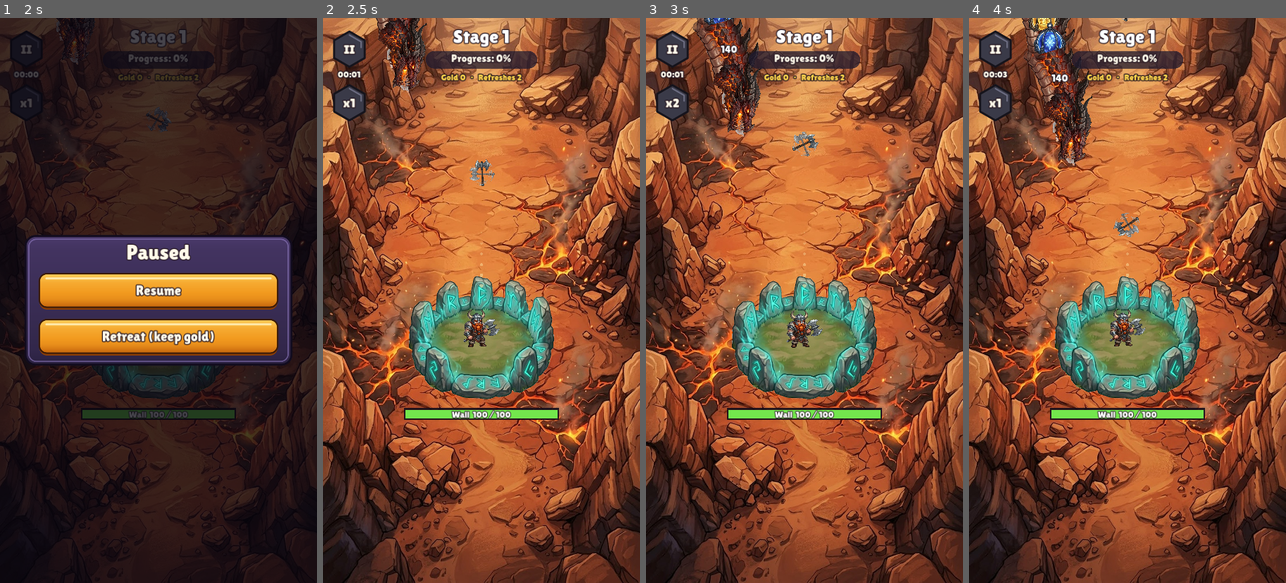
Above: before the commit, frames 1-4 (left to right).
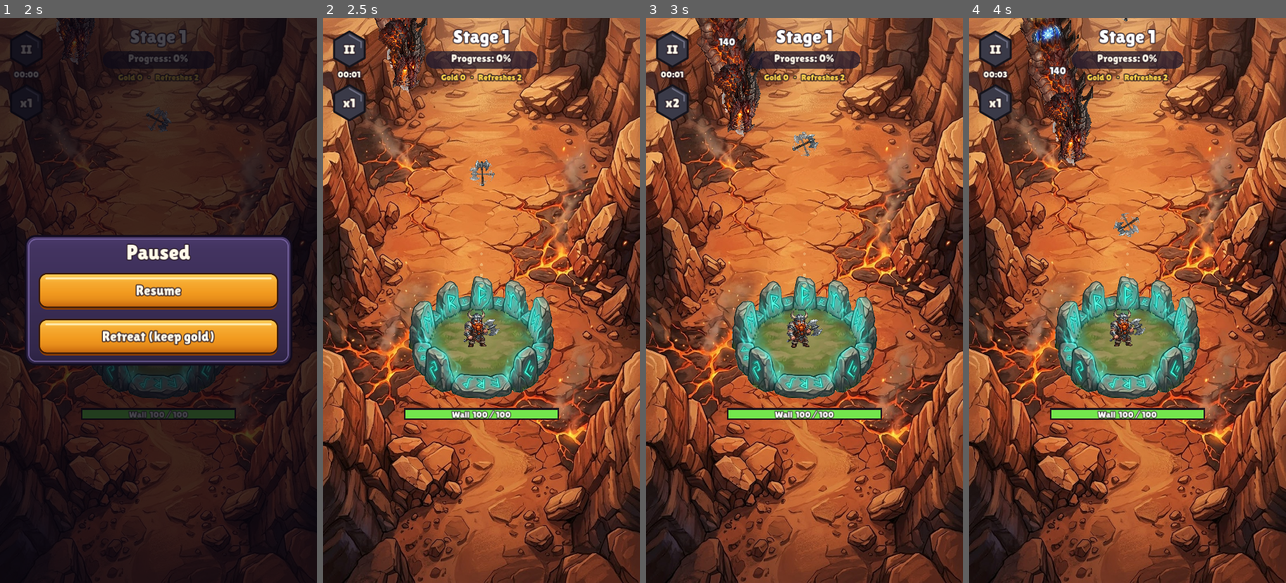
Above: after the commit, the same moments.

Repository: xMistaken/reversedefense
Game: Godot game, scene res://scenes/main.tscn
Two runs of this game, one before a commit and one after it. Both use one fixed random seed, a clock stepped at 60 frames per second and the inputs below.
Inputs:
- Up to frame 1 (2 s): click "PLAY Stage 1" at 0.5 s; click "II" at 1.25 s
- Up to frame 2 (2.5 s): click "Resume" at 2 s
- Up to frame 3 (3 s): click "x1" at 2.75 s
- Up to frame 4 (4 s): click "x2" at 3.5 s

Frame 1 is identical in both runs. In frame 2, 0.1% of the frame differs, in the area x 16-34%, y 0-3%; in frame 3, 1.1%; in frame 4, 1.8%, in the area x 15-40%, y 0-16%.

Commit message:
Longer wyrms with distinct sections and armored joints
- Regular sections are 8-11 plates (was 5-7): ~60% longer bodies
- Each section starts at a random point in the body art, so neighbours
  don't repeat
- Soft armored joint ridge between sections (generated per theme by
  tools/process_art.py: darkened, feathered body slice)

Co-Authored-By: Claude Opus 5.5 <noreply@anthropic.com>
Claude-Session: https://claude.ai/code/session_018ggwD5Ea3Zp3fDbADnnrMH

Diff:
--- a/scripts/art.gd
+++ b/scripts/art.gd
@@ -38,21 +38,25 @@
 		"head": preload("res://assets/art/wyrm/head_ember.png"),
 		"body": preload("res://assets/art/wyrm/body_ember.png"),
 		"tail": preload("res://assets/art/wyrm/tail_ember.png"),
+		"joint": preload("res://assets/art/wyrm/joint_ember.png"),
 	},
 	"frost": {
 		"head": preload("res://assets/art/wyrm/head_frost.png"),
 		"body": preload("res://assets/art/wyrm/body_frost.png"),
 		"tail": preload("res://assets/art/wyrm/tail_frost.png"),
+		"joint": preload("res://assets/art/wyrm/joint_frost.png"),
 	},
 	"crypt": {
 		"head": preload("res://assets/art/wyrm/head_crypt.png"),
 		"body": preload("res://assets/art/wyrm/body_crypt.png"),
 		"tail": preload("res://assets/art/wyrm/tail_crypt.png"),
+		"joint": preload("res://assets/art/wyrm/joint_crypt.png"),
 	},
 	"abyss": {
 		"head": preload("res://assets/art/wyrm/head_abyss.png"),
 		"body": preload("res://assets/art/wyrm/body_abyss.png"),
 		"tail": preload("res://assets/art/wyrm/tail_abyss.png"),
+		"joint": preload("res://assets/art/wyrm/joint_abyss.png"),
 	},
 }
 
--- a/scripts/wyrm.gd
+++ b/scripts/wyrm.gd
@@ -30,13 +30,14 @@
 const TAIL_SCALE_MUL := 1.7  # tail art scale relative to the body art
 const ORB_SCALE := 0.52
 const TAPER_PLATES := 4       # rearmost plates that narrow into the tail
+const JOINT_SCALE_Y := 1.12   # joint rings stand slightly proud of the body
 
 ## A section of the body: several plates sharing one HP pool.
 class Segment:
 	var id := 0
 	var type := "flesh"
 	var plates := 6
-	var first_plate := 0       # index of this section's front plate in the whole body (texture slicing)
+	var first_plate := 0       # random starting slice in the body art, so sections don't look identical
 	var hp := 1.0
 	var max_hp := 1.0
 	var armor := 0.0
@@ -97,19 +98,17 @@
 	intro_distance = TrackBuilder.ENTRY + 300.0
 	segments.clear()
 	var back := -HEAD_GAP
-	var plate_count := 0
 	for i in types.size():
 		var s := Segment.new()
 		s.id = i
 		s.type = types[i]
 		var def: Dictionary = Data.SEGMENTS[s.type]
-		s.plates = ORB_PLATES if s.is_orb() else 5 + randi() % 3
+		s.plates = ORB_PLATES if s.is_orb() else 8 + randi() % 4
 		s.max_hp = round(base_hp * (1.0 + i * hp_growth) * def.hp_mul)
 		s.hp = s.max_hp
 		s.armor = def.armor
 		s.offset = back
-		s.first_plate = plate_count
-		plate_count += s.plates
+		s.first_plate = randi() % 1000
 		back -= s.length()
 		s.plate_pos.resize(s.plates)
 		s.plate_angle.resize(s.plates)
@@ -269,6 +268,10 @@
 		var s := segments[i]
 		if s.plate_visible[0]:
 			_draw_section(s)
+	# Armored joint rings between sections, on top so they hide the seams.
+	for i in range(segments.size() - 1, 0, -1):
+		if segments[i].plate_visible[0]:
+			_draw_joint(segments[i])
 	# The tail goes on top: its faded thick end blends over the last plates.
 	if not segments.is_empty():
 		_draw_tail(segments[-1])
@@ -340,6 +343,18 @@
 		Art.draw_sprite(self, orb, s.plate_pos[1], ORB_SCALE * pulse, 0.0, Color(1.6, 1.6, 1.6) if s.flash > 0.0 else Color.WHITE)
 
 
+## A raised, darker ring of armor at the front of a section, marking where
+## one HP section ends and the next begins.
+func _draw_joint(s: Segment) -> void:
+	var tex: Texture2D = skin.joint
+	var sc := BODY_HEIGHT / (skin.body as Texture2D).get_height()
+	var a := s.plate_angle[0]
+	var pos := s.plate_pos[0] + Vector2.from_angle(a) * PLATE_SPACING * 0.5
+	var flip := _body_flip(s.plate_angle[s.plates / 2])
+	var sy := sc * JOINT_SCALE_Y
+	Art.draw_region(self, tex, Rect2(Vector2.ZERO, tex.get_size()), pos, Vector2(sc, -sy if flip else sy), a, _section_tint(s))
+
+
 func _draw_tail(last: Segment) -> void:
 	var tex: Texture2D = skin.tail
 	var body: Texture2D = skin.body
--- a/tests/wyrm_preview.gd
+++ b/tests/wyrm_preview.gd
@@ -26,7 +26,7 @@
 		holder.add_child(w)
 		var curve := TrackBuilder.serpentine(150, 930, 380, 300, 4, true)
 		var types: Array[String] = []
-		for k in 14:
+		for k in 10:
 			types.append("skill_chest" if k == 3 else ("hero_chest" if k == 7 else ("bone" if k == 5 else "flesh")))
 		w.setup(curve, types, 100.0, 0.1)
 		w.base_speed = 120.0
Binary file added: assets/art/wyrm/joint_abyss.png
Not shown, added: assets/art/wyrm/joint_abyss.png.import
Binary file added: assets/art/wyrm/joint_crypt.png
Not shown, added: assets/art/wyrm/joint_crypt.png.import
Binary file added: assets/art/wyrm/joint_ember.png
Not shown, added: assets/art/wyrm/joint_ember.png.import
Binary file added: assets/art/wyrm/joint_frost.png
Not shown, added: assets/art/wyrm/joint_frost.png.import
Binary file changed: docs/screenshots/wyrms.png
Not shown, changed: tools/process_art.py
